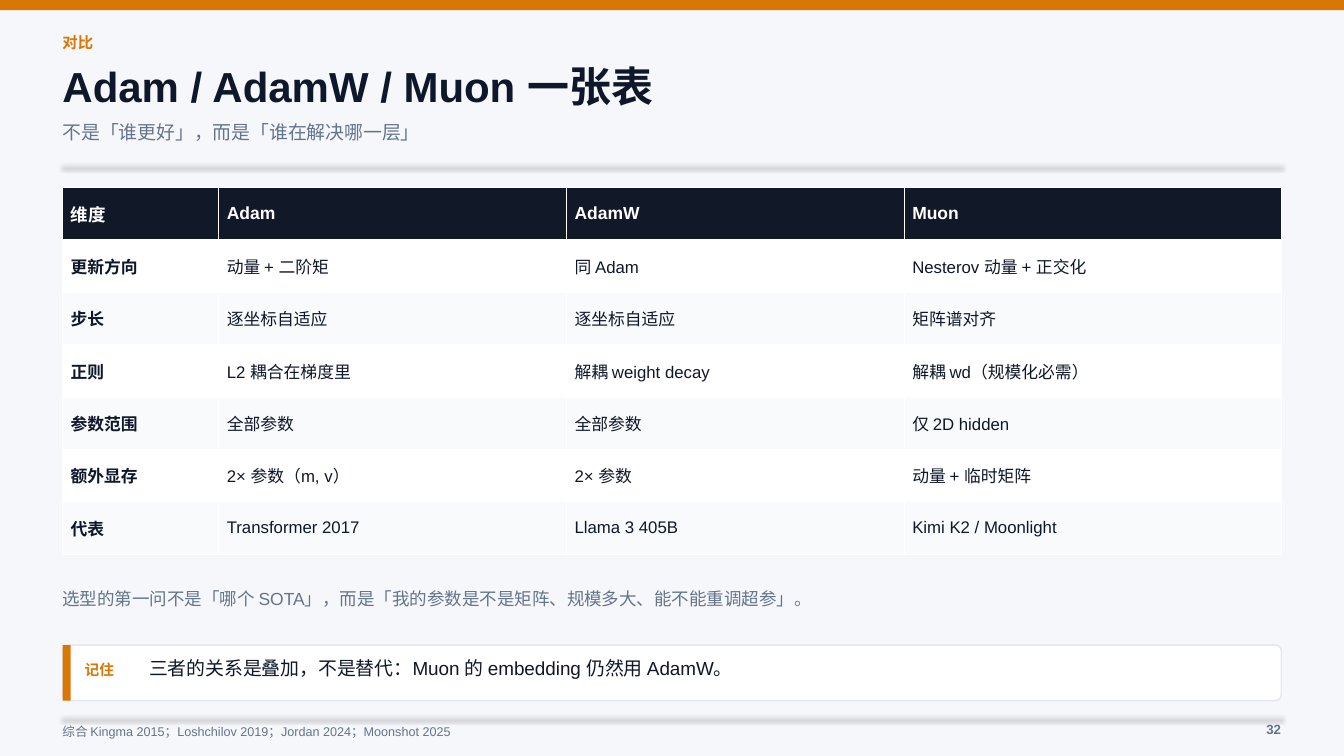
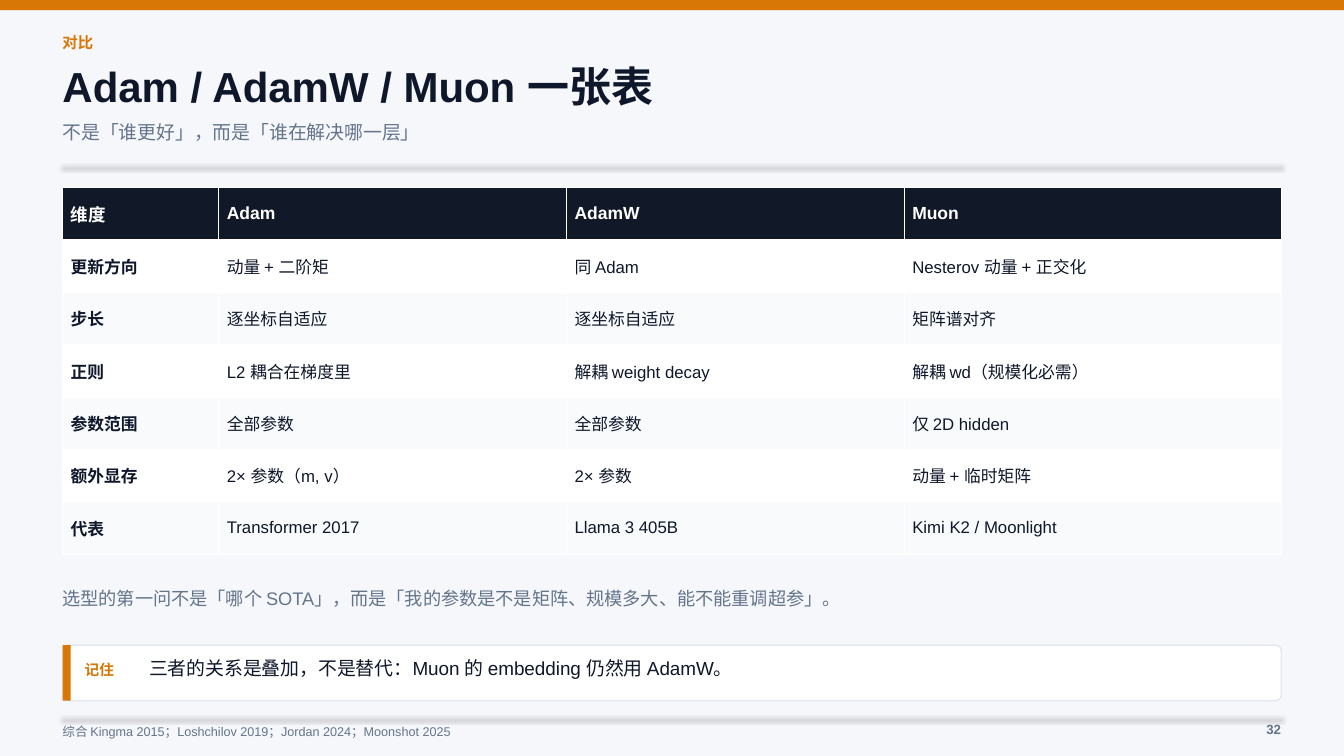
Before and after one commit to binbinao/ai-ppt-hub, a slide deck: slide 32 of decks/gd-optimizers-2026/从下山到矩阵几何：梯度下降优化器七十年.pptx. Drawn at 1344x756 pixels with LibreOffice and Linux fonts; fonts in the diff are those of the drawing. Boxes give left, top, right and bottom in pixels: in the first picture for what was removed or moved away, otherwise in the second. Text is boxed around its words. In the diff, an @@ line names an element or a change of style, - is before the commit and + after.

Commit message:
Raise body text to 13pt in gradient descent deck

```diff
--- a/decks/gd-optimizers-2026/从下山到矩阵几何：梯度下降优化器七十年.pptx
+++ b/decks/gd-optimizers-2026/从下山到矩阵几何：梯度下降优化器七十年.pptx
@@ text "选型的第一问不是「哪个 SOTA」，而是「我的参数是不是矩阵、规模多大、能不能重调超参」。" at box(62, 589, 841, 607): size 12.5 to 13 pt @@
```
Also in this commit, not shown: 15 other slides changed, 3 other files.
